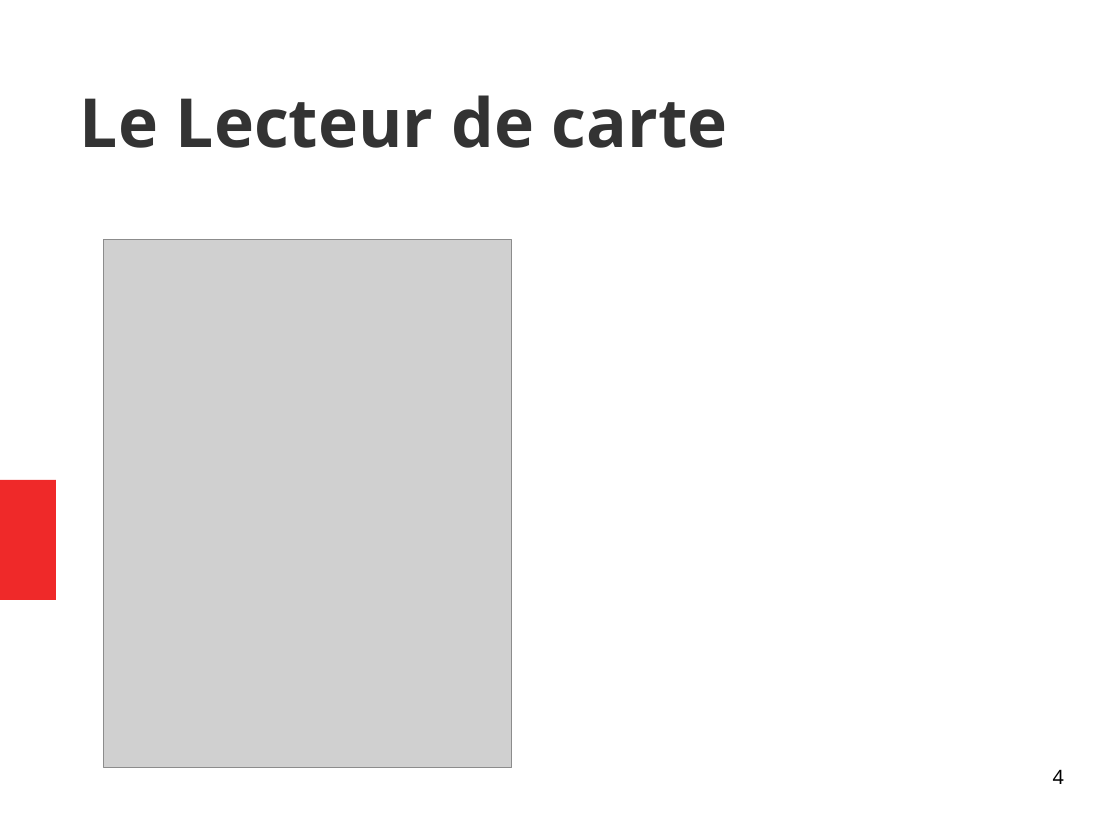
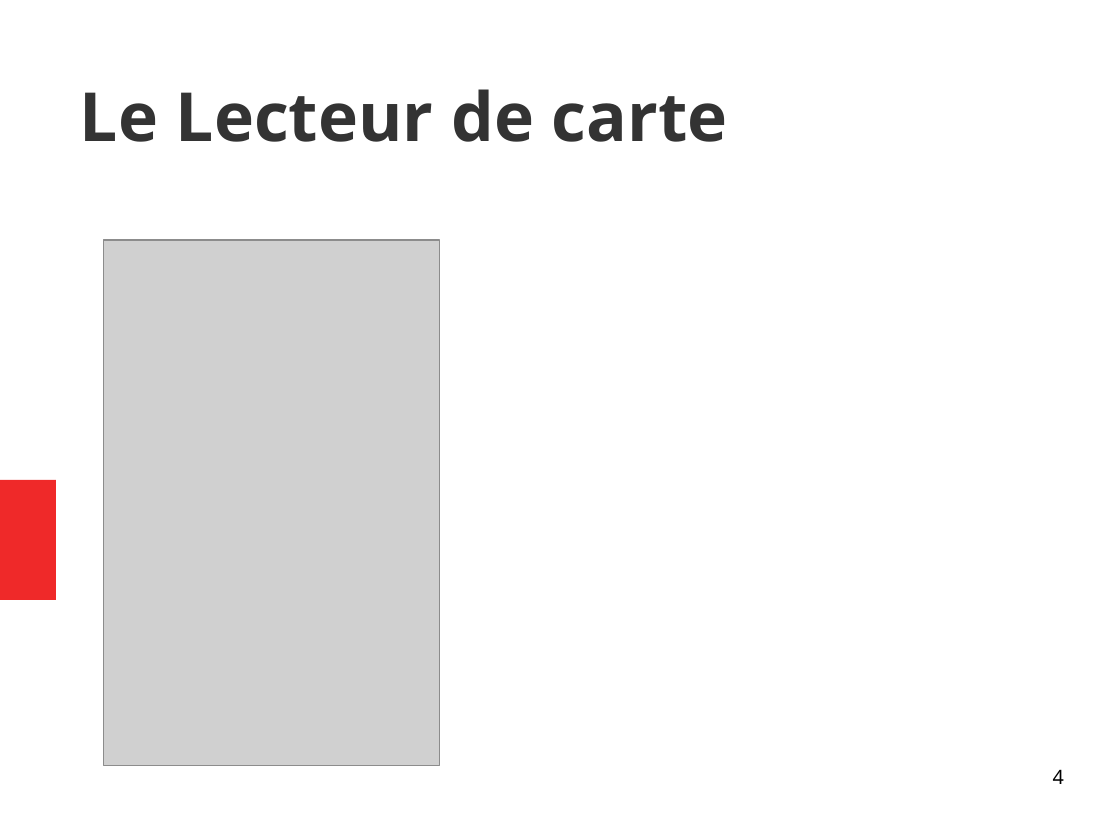
Before and after one commit to PinaudLucas/Projet, a slide deck: slide 4 of Lucas/Revue_1.odp. Drawn at 1120x840 pixels with LibreOffice and Linux fonts; fonts in the diff are those of the drawing; grey boxes stand for pictures. Boxes give left, top, right and bottom in pixels: in the first picture for what was removed or moved away, otherwise in the second. Text is boxed around its words. In the diff, an @@ line names an element or a change of style, - is before the commit and + after.

```diff
--- a/Lucas/Revue_1.odp
+++ b/Lucas/Revue_1.odp
@@ title "Le Lecteur de carte" moved from (x1=80, y1=95, x2=728, y2=148) to (x1=80, y1=89, x2=728, y2=142) @@
@@ picture resized from (x1=104, y1=240, x2=512, y2=768) to (x1=104, y1=240, x2=440, y2=765) @@
```
Also in this commit, not shown: 2 other slides changed, 2 other files.
